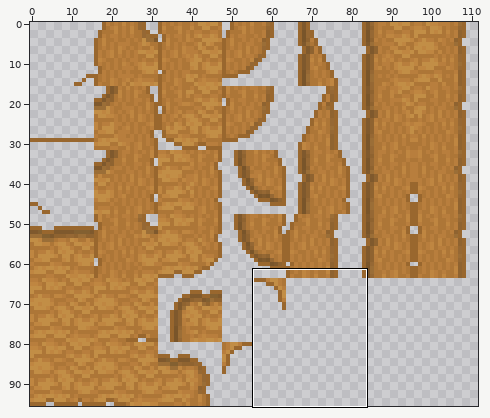
A sprite sheet gets an edit: zeldalike/dialogue_test/Mountain_Tileset_Retooling.png. The picture above shows the old version from afar; the outline marks the close-up.
Close-up. Earlier state:
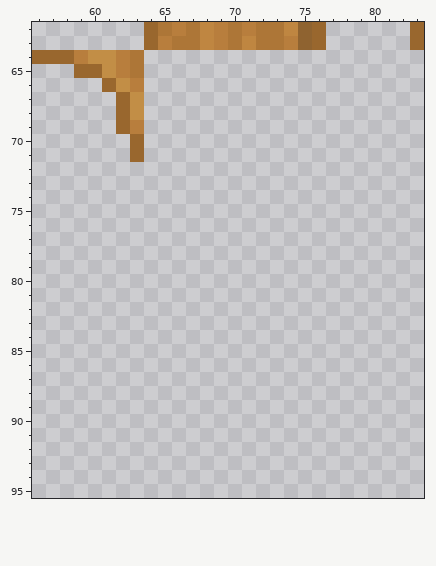
The file is 112x96 pixels. Colours within 5 levels of each other are drawn and written as one. Shown: x 56..83, y 62..95.
And afterwards:
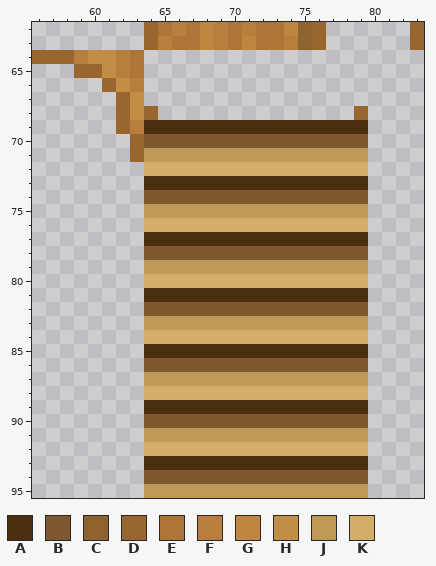
Palette (. is transparent): A #4a2e10  B #7f592d  C #8f6330  D #99672e  E #ad7637  F #b87e3d  G #bf8641  H #c28e46  J #bf9956  K #d4ae68
From old to new:
y 68: x 64 . -> D; x 79 . -> D
y 69: x 64..79 ................ -> AAAAAAAAAAAAAAAA
y 70: x 64..79 ................ -> BBBBBBBBBBBBBBBB
y 71: x 64..79 ................ -> JJJJJJJJJJJJJJJJ
y 72: x 64..79 ................ -> KKKKKKKKKKKKKKKK
y 73: x 64..79 ................ -> AAAAAAAAAAAAAAAA
y 74: x 64..79 ................ -> BBBBBBBBBBBBBBBB
y 75: x 64..79 ................ -> JJJJJJJJJJJJJJJJ
y 76: x 64..79 ................ -> KKKKKKKKKKKKKKKK
y 77: x 64..79 ................ -> AAAAAAAAAAAAAAAA
y 78: x 64..79 ................ -> BBBBBBBBBBBBBBBB
y 79: x 64..79 ................ -> JJJJJJJJJJJJJJJJ
y 80: x 64..79 ................ -> KKKKKKKKKKKKKKKK
y 81: x 64..79 ................ -> AAAAAAAAAAAAAAAA
y 82: x 64..79 ................ -> BBBBBBBBBBBBBBBB
y 83: x 64..79 ................ -> JJJJJJJJJJJJJJJJ
y 84: x 64..79 ................ -> KKKKKKKKKKKKKKKK
y 85: x 64..79 ................ -> AAAAAAAAAAAAAAAA
y 86: x 64..79 ................ -> BBBBBBBBBBBBBBBB
y 87: x 64..79 ................ -> JJJJJJJJJJJJJJJJ
y 88: x 64..79 ................ -> KKKKKKKKKKKKKKKK
y 89: x 64..79 ................ -> AAAAAAAAAAAAAAAA
y 90: x 64..79 ................ -> BBBBBBBBBBBBBBBB
y 91: x 64..79 ................ -> JJJJJJJJJJJJJJJJ
y 92: x 64..79 ................ -> KKKKKKKKKKKKKKKK
y 93: x 64..79 ................ -> AAAAAAAAAAAAAAAA
y 94: x 64..79 ................ -> BBBBBBBBBBBBBBBB
y 95: x 64..79 ................ -> JJJJJJJJJJJJJJJJ
Changed places in both close-ups, as pixel boxes (x1, y1, x2, y2):
added: (144, 106, 368, 498)
